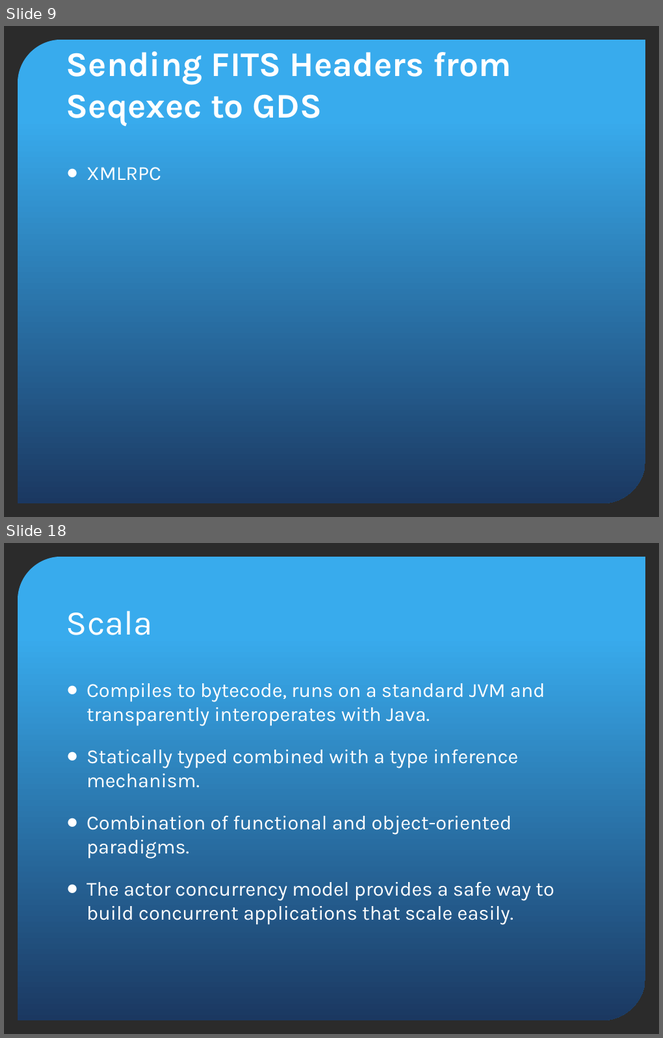
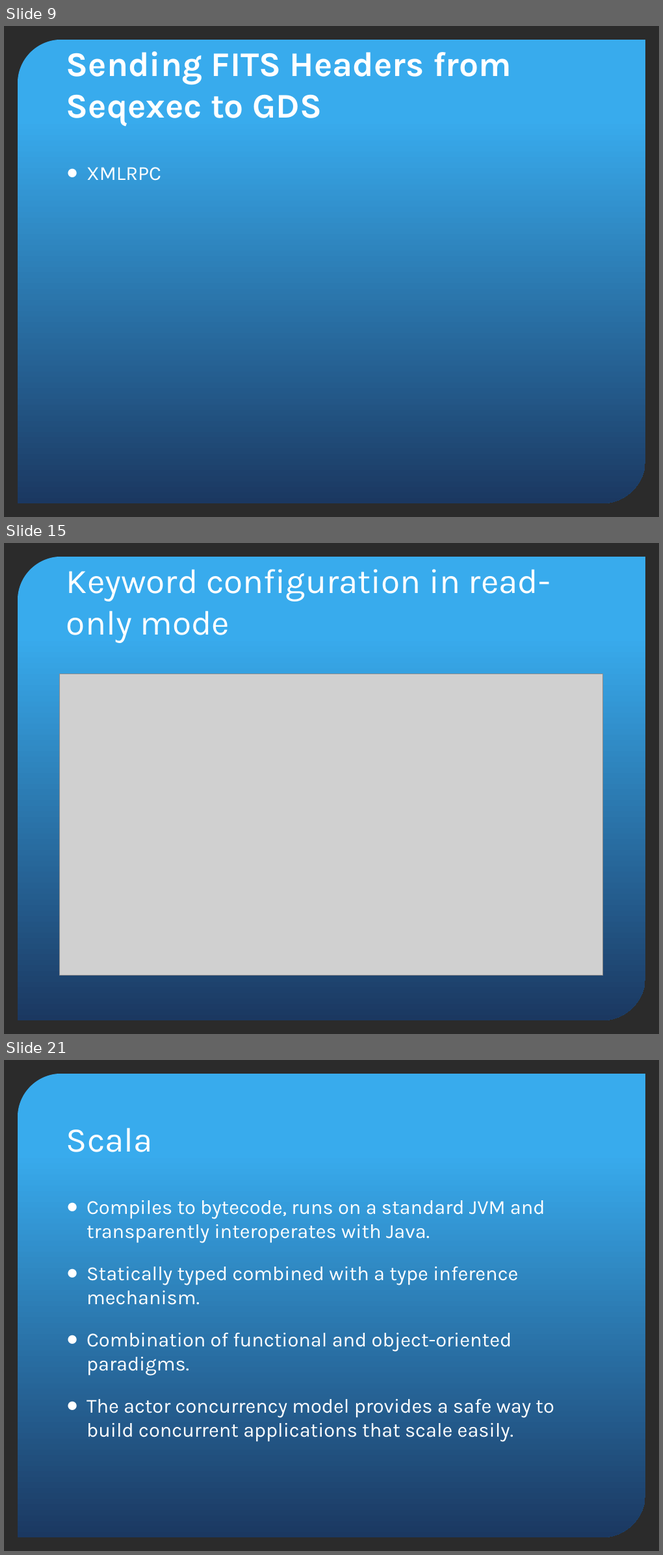
Before and after one commit to jluhrs/gmp, a slide deck: gds-api/src/main/doc/GDSDesignReview.pptx. Shown one above the other, each under a label of ours: slides 9 and 18 before the commit, slides 9, 15 and 21 after it; the slides between them are not shown. The pictures are 663x1038 and 663x1555 pixels, drawn with LibreOffice and Linux fonts; fonts in the diff are those of the drawing; grey boxes stand for pictures; background and template pictures are left out; a plain dark background stands for a picture behind light text. Boxes give left, top, right and bottom in pixels: in the first picture for what was removed or moved away, otherwise in the second. Text is boxed around its words. In the diff, an @@ line names an element or a change of style, - is before the commit and + after.

```diff
--- a/gds-api/src/main/doc/GDSDesignReview.pptx
+++ b/gds-api/src/main/doc/GDSDesignReview.pptx
@@ slide 15 added at <box>4,543,659,1034</box>, background picture (left out); not listed: 1 template element that a slide beside it also shows @@
@@ title added at <box>66,569,551,643</box>, 38 pt, text #FFFFFF @@
+Keyword configuration in read-only mode
@@ picture added at <box>60,674,603,975</box> @@
@@ what was slide 18 is now slide 21 @@
```
Also in this commit, not shown: 2 slides changed, 8 other slides added, 6 slides removed.
